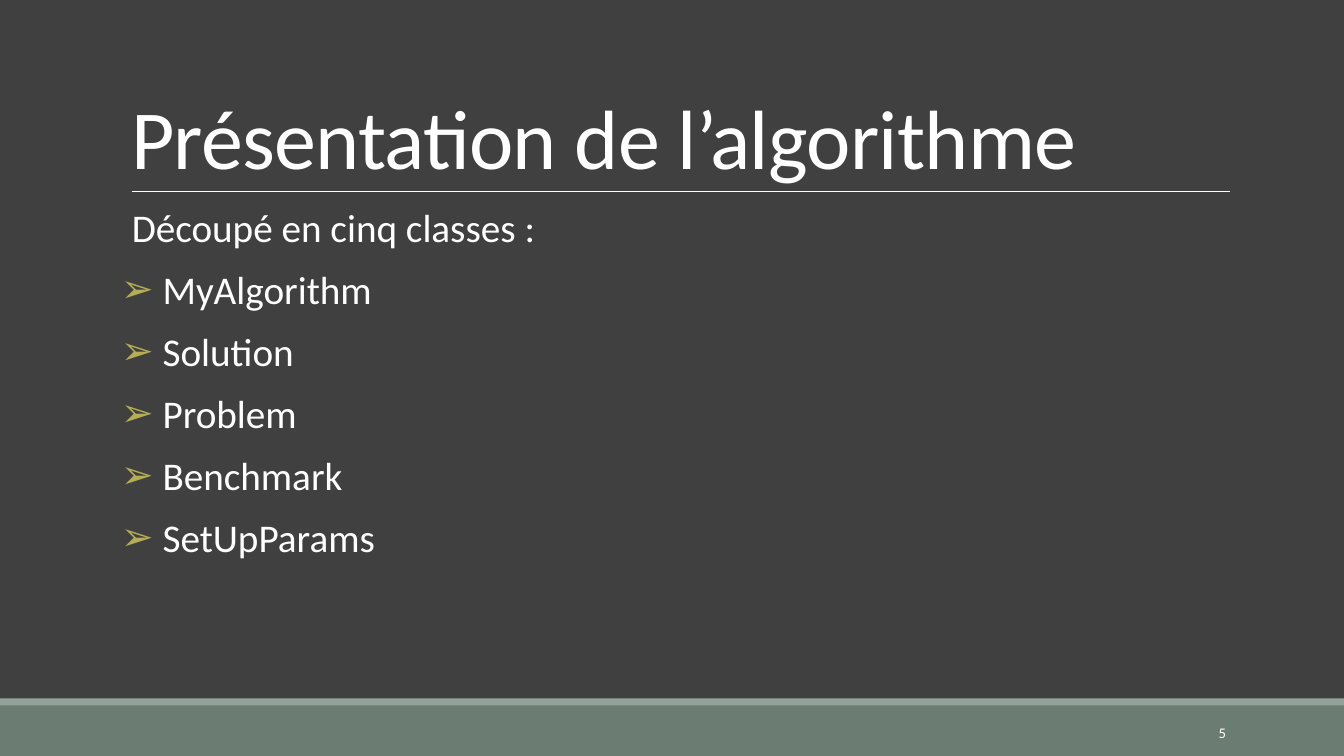
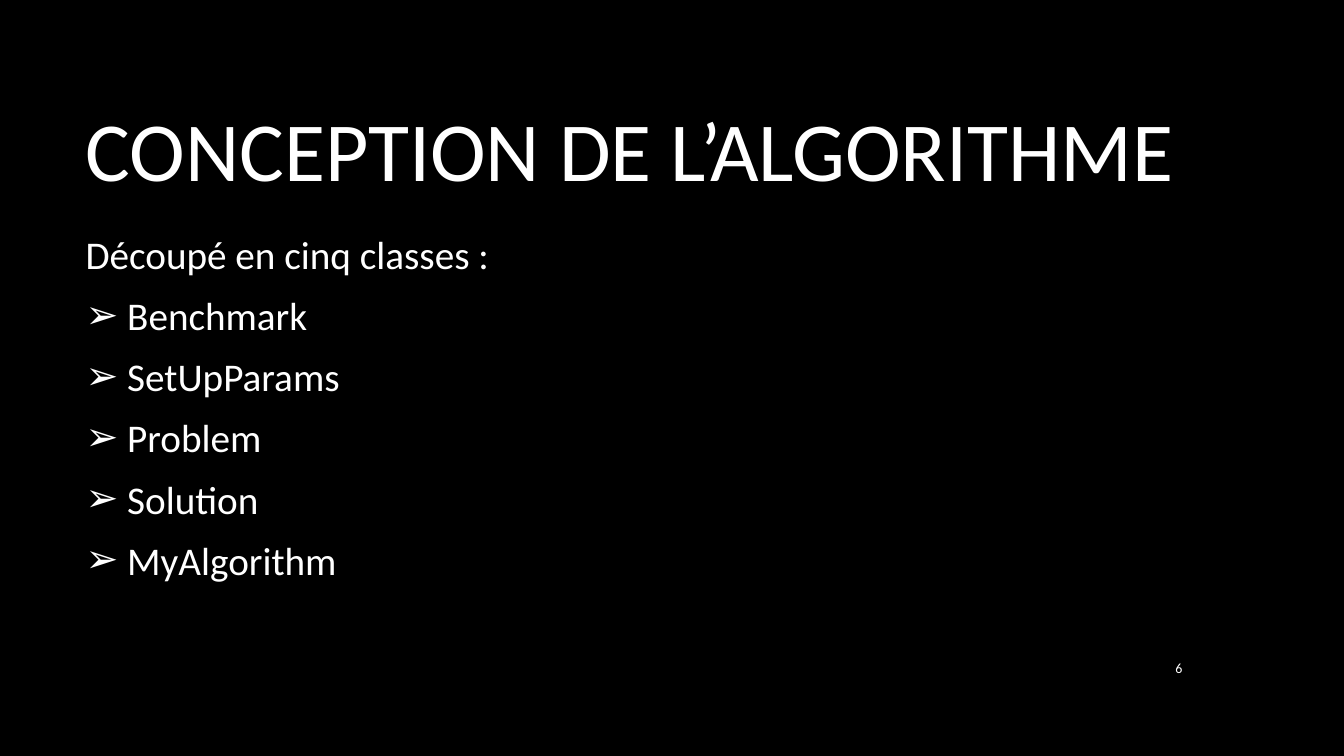
Before and after one commit to Olivier-Delierre/ABC-Algorithm, a slide deck: slide 6 of doc/diapo.pptx (slide 5 before the commit). Drawn at 1344x756 pixels with LibreOffice and Linux fonts; fonts in the diff are those of the drawing; background and template pictures are left out. Boxes give left, top, right and bottom in pixels: in the first picture for what was removed or moved away, otherwise in the second. Text is boxed around its words. In the diff, an @@ line names an element or a change of style, - is before the commit and + after.

```diff
--- a/doc/diapo.pptx
+++ b/doc/diapo.pptx
@@ background #404040 to picture (left out) @@
@@ title "CONCEPTION DE L’ALGORITHME" at (x1=86, y1=122, x2=1173, y2=182): vertical alignment bottom to middle @@
@@ title at (x1=86, y1=122, x2=1173, y2=182): text changed @@
-Présentation de l’algorithme
+CONCEPTION DE L’ALGORITHME
@@ line removed from (132, 192) to (1231, 192) @@
@@ text "Découpé en cinq classes :" moved from (x1=132, y1=214, x2=516, y2=559) to (x1=86, y1=241, x2=470, y2=582) @@
@@ text "Découpé en cinq classes :" at (x1=86, y1=241, x2=470, y2=582): vertical alignment top to middle @@
@@ text at (x1=86, y1=241, x2=470, y2=398): bullet   to none; line spacing 0.9 to 1; less space between paragraphs; indent changed; bullet colour #B5AE53 to #FFFFFF @@
@@ text at (x1=163, y1=276, x2=372, y2=429): paragraphs removed @@
-➢ MyAlgorithm
-➢ Solution
-➢ Problem
@@ text at (x1=127, y1=424, x2=336, y2=582): paragraphs added @@
+➢ Problem
+➢ Solution
+➢ MyAlgorithm
@@ page number at (x1=1175, y1=663, x2=1182, y2=673): text changed; size 10.5 to 10 pt @@
-5
+6
@@ rectangle removed at (x1=0, y1=706, x2=1344, y2=756) @@
@@ rectangle removed at (x1=0, y1=699, x2=1344, y2=706) @@
```
Also in this commit, not shown: 5 other slides changed, 5 slides added, 2 slides removed.
